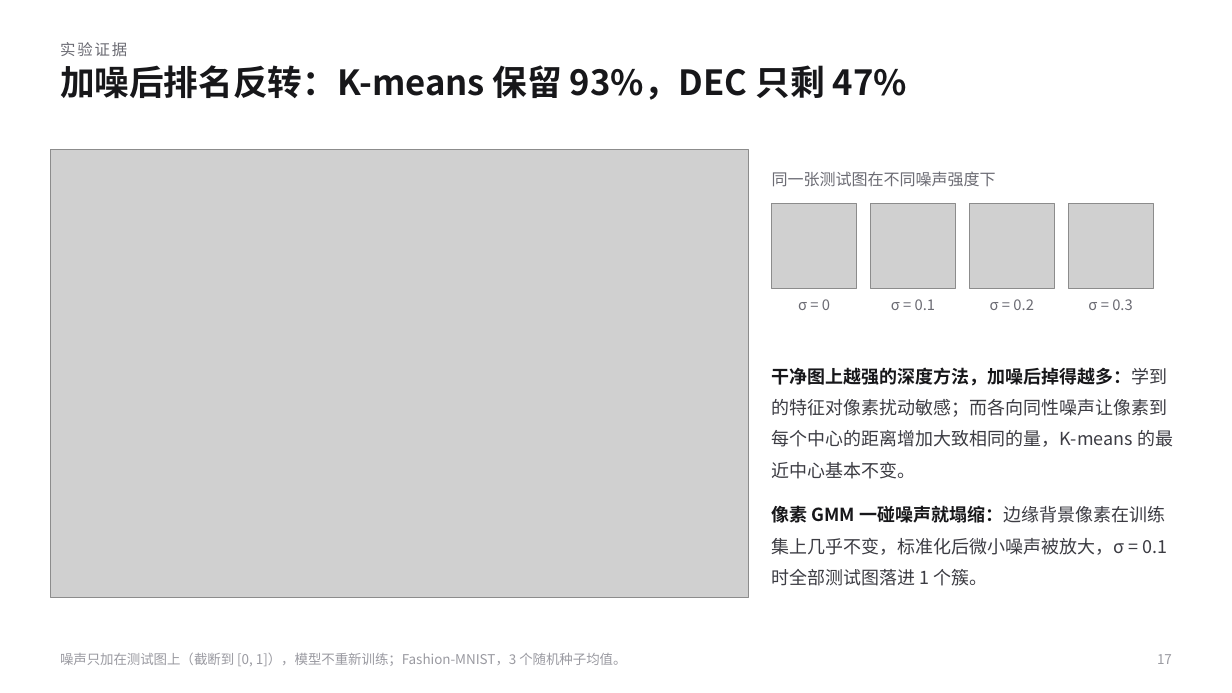
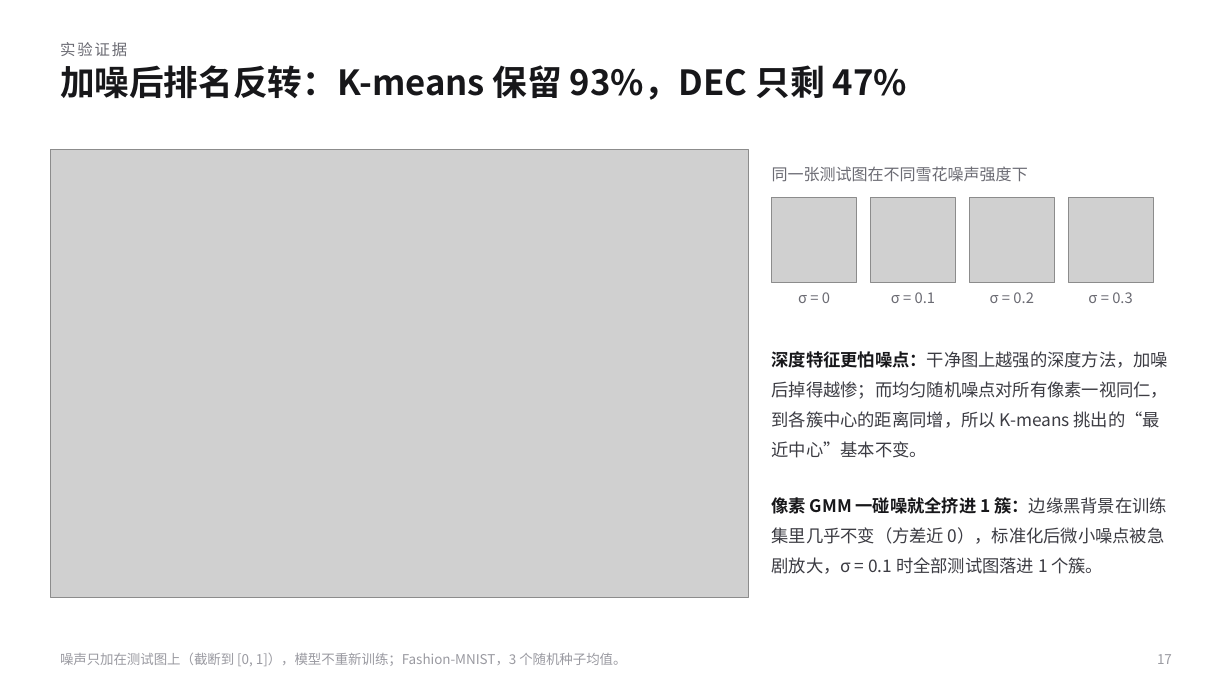
Before and after one commit to KQYaili/DeepClustering-Survey, a slide deck: slide 17 of presentation/deep-clustering-evolution-selection-guide.pptx. Drawn at 1232x693 pixels with LibreOffice and Linux fonts; fonts in the diff are those of the drawing; grey boxes stand for pictures. Boxes give left, top, right and bottom in pixels: in the first picture for what was removed or moved away, otherwise in the second. Text is boxed around its words. In the diff, an @@ line names an element or a change of style, - is before the commit and + after.

```diff
--- a/presentation/deep-clustering-evolution-selection-guide.pptx
+++ b/presentation/deep-clustering-evolution-selection-guide.pptx
@@ text at [772, 166, 1028, 182]: text changed @@
-同一张测试图在不同噪声强度下
+同一张测试图在不同雪花噪声强度下
@@ 4 pictures, 4 texts: place and size @@
-4 pictures, 4 texts at [772, 203, 1153, 310]
+4 pictures, 4 texts at [772, 198, 1153, 303]
@@ text at [772, 351, 1169, 458]: text changed; size 14 to 13.5 pt @@
-干净图上越强的深度方法，加噪后掉得越多：学到的特征对像素扰动敏感；而各向同性噪声让像素到每个中心的距离增加大致相同的量，K-means 的最近中心基本不变。
+深度特征更怕噪点：干净图上越强的深度方法，加噪后掉得越惨；而均匀随机噪点对所有像素一视同仁，到各簇中心的距离同增，所以 K-means 挑出的“最近中心”基本不变。
@@ text at [772, 497, 1166, 574]: text changed; size 14 to 13.5 pt @@
-像素 GMM 一碰噪声就塌缩：边缘背景像素在训练集上几乎不变，标准化后微小噪声被放大，σ = 0.1 时全部测试图落进 1 个簇。
+像素 GMM 一碰噪就全挤进 1 簇：边缘黑背景在训练集里几乎不变（方差近 0），标准化后微小噪点被急剧放大，σ = 0.1 时全部测试图落进 1 个簇。
```
Also in this commit, not shown: 28 other slides changed, 17 other files.
